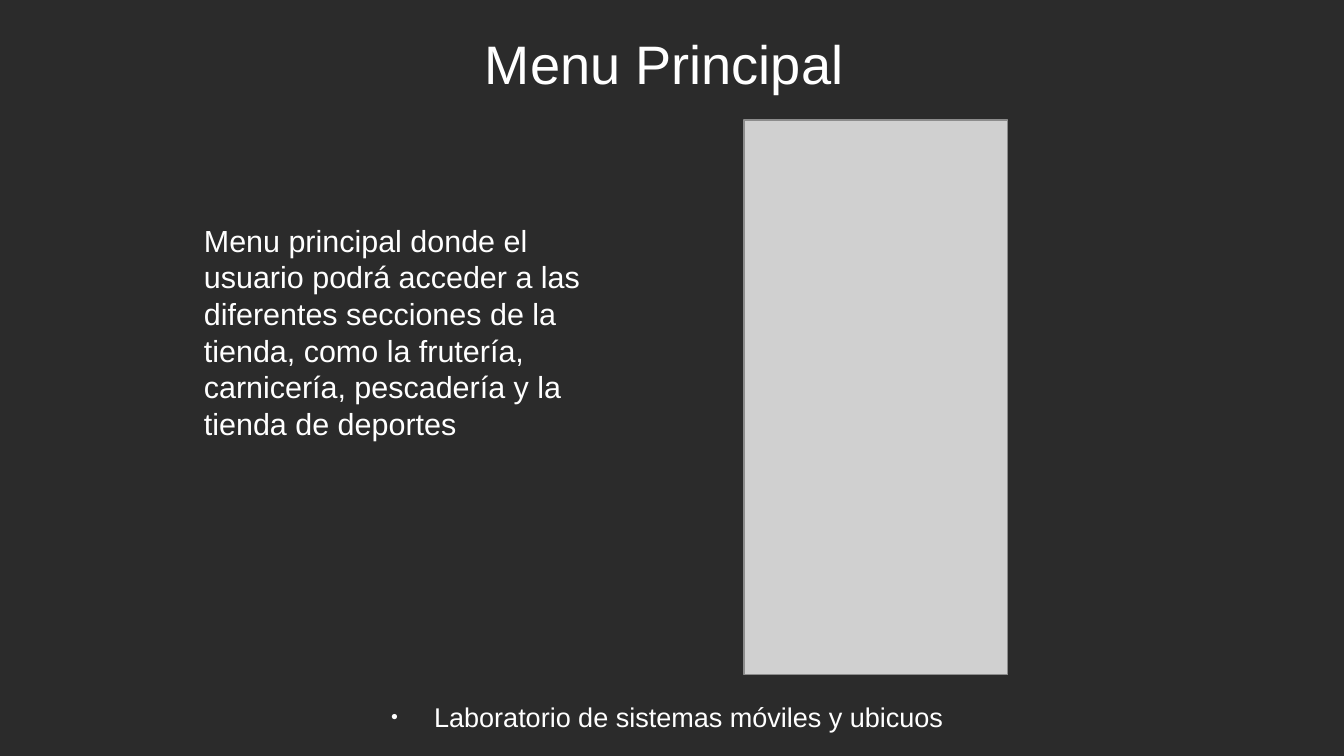
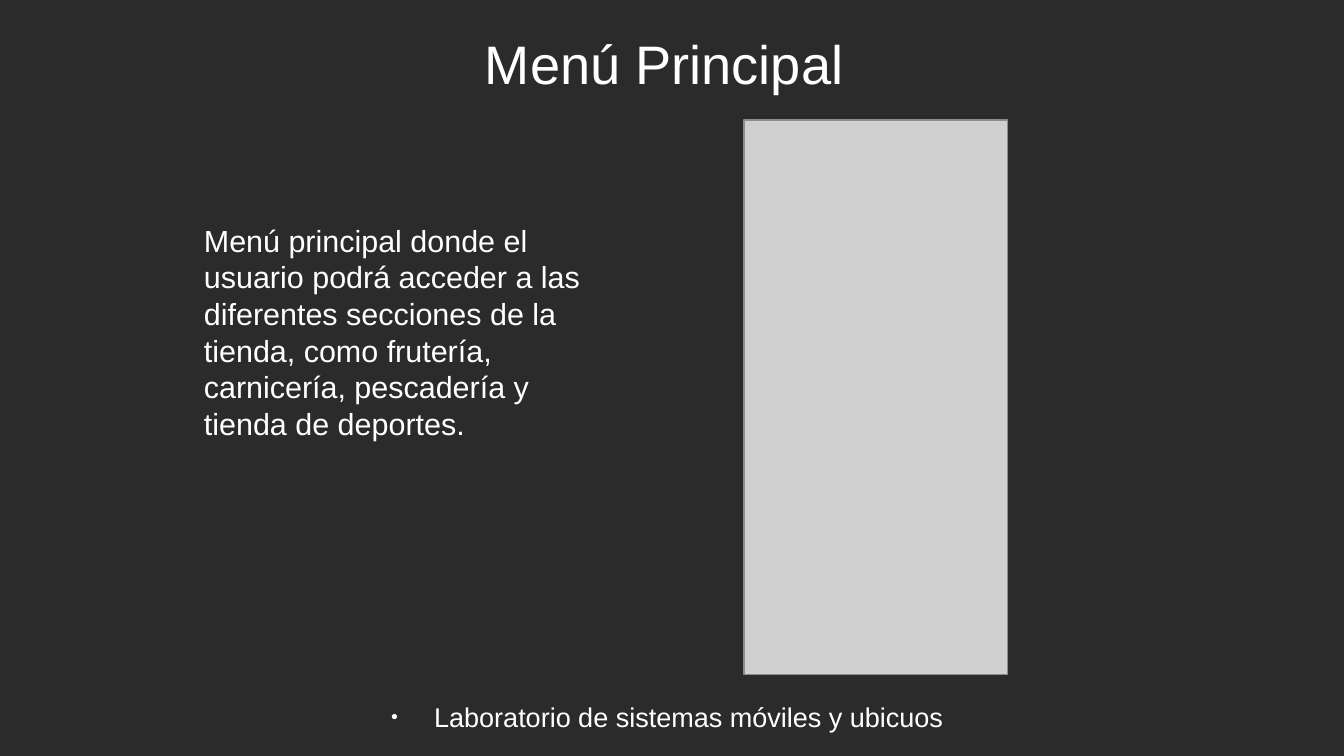
Before and after one commit to rubenmr13/PracticaFinal-LSMU, a slide deck: slide 2 of ProyectoFinal.odp. Drawn at 1344x756 pixels with LibreOffice and Linux fonts; fonts in the diff are those of the drawing; grey boxes stand for pictures; background and template pictures are left out; a plain dark background stands for a picture behind light text. Boxes give left, top, right and bottom in pixels: in the first picture for what was removed or moved away, otherwise in the second. Text is boxed around its words. In the diff, an @@ line names an element or a change of style, - is before the commit and + after.

```diff
--- a/ProyectoFinal.odp
+++ b/ProyectoFinal.odp
@@ title at (485, 44, 843, 94): text changed @@
-Menu Principal
+Menú Principal
@@ text at (204, 229, 580, 441): text changed @@
-Menu principal donde el usuario podrá acceder a las diferentes secciones de la tienda, como la frutería, carnicería, pescadería y la tienda de deportes
+Menú principal donde el usuario podrá acceder a las diferentes secciones de la tienda, como frutería, carnicería, pescadería y tienda de deportes.
```
Also in this commit, not shown: 14 other slides changed, 1 slide added, 1 other file.
